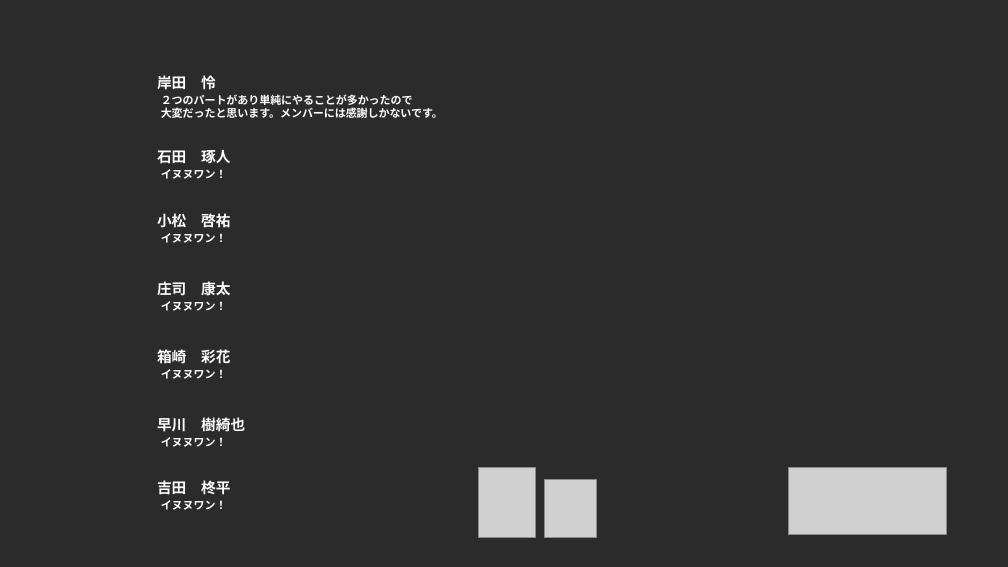
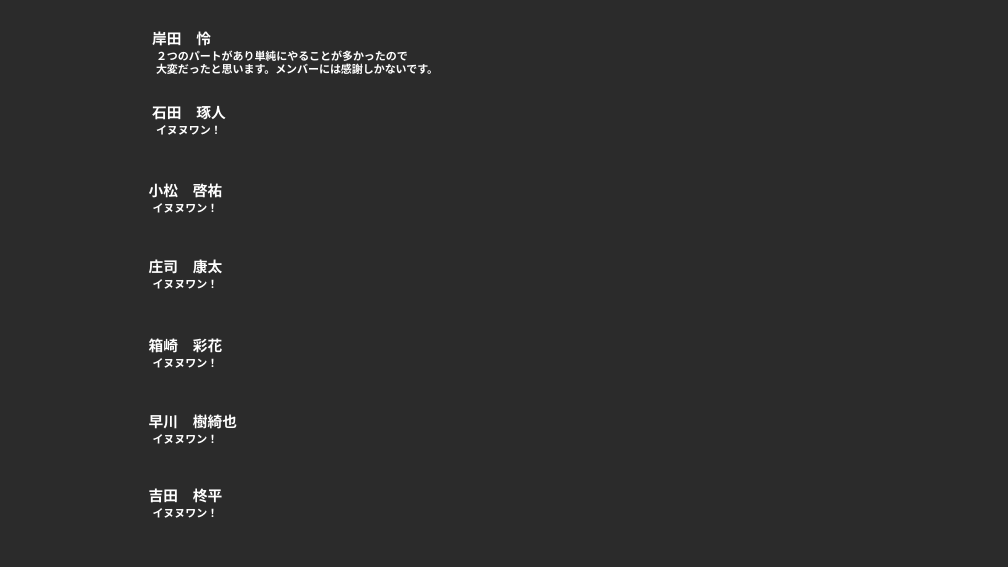
Before and after one commit to ReiKishida/KishidaStudio_Front_Line, a slide deck: slide 1 of パッケージにひとこと.pptx. Drawn at 1008x567 pixels with LibreOffice and Linux fonts; fonts in the diff are those of the drawing; grey boxes stand for pictures; background and template pictures are left out; a plain dark background stands for a picture behind light text. Boxes give left, top, right and bottom in pixels: in the first picture for what was removed or moved away, otherwise in the second. Text is boxed around its words. In the diff, an @@ line names an element or a change of style, - is before the commit and + after.

Commit message:
パッケこうしん

```diff
--- a/パッケージにひとこと.pptx
+++ b/パッケージにひとこと.pptx
@@ 4 texts moved together from (x1=157, y1=74, x2=443, y2=179) to (x1=152, y1=30, x2=438, y2=135) @@
@@ text "小松 啓祐" moved from (x1=157, y1=213, x2=230, y2=228) to (x1=149, y1=183, x2=222, y2=198) @@
@@ text "イヌヌワン！" moved from (x1=161, y1=233, x2=227, y2=243) to (x1=153, y1=203, x2=219, y2=213) @@
@@ text "庄司 康太" moved from (x1=157, y1=281, x2=230, y2=296) to (x1=149, y1=259, x2=222, y2=274) @@
@@ text "イヌヌワン！" moved from (x1=161, y1=301, x2=227, y2=311) to (x1=153, y1=279, x2=219, y2=289) @@
@@ text "箱崎 彩花" moved from (x1=157, y1=347, x2=230, y2=366) to (x1=149, y1=337, x2=222, y2=356) @@
@@ text "イヌヌワン！" moved from (x1=161, y1=369, x2=227, y2=379) to (x1=153, y1=358, x2=219, y2=368) @@
@@ text "早川 樹綺也" rewrapped from (x1=157, y1=415, x2=245, y2=434) to (x1=149, y1=414, x2=237, y2=429) @@
@@ text "イヌヌワン！" moved from (x1=161, y1=437, x2=227, y2=447) to (x1=153, y1=434, x2=219, y2=444) @@
@@ picture removed at (x1=478, y1=467, x2=535, y2=538) @@
@@ picture removed at (x1=788, y1=467, x2=947, y2=534) @@
@@ text "吉田 柊平" moved from (x1=157, y1=480, x2=230, y2=495) to (x1=149, y1=488, x2=222, y2=503) @@
@@ text "イヌヌワン！" moved from (x1=161, y1=500, x2=227, y2=510) to (x1=153, y1=508, x2=219, y2=518) @@
@@ picture removed at (x1=545, y1=480, x2=597, y2=538) @@
```
